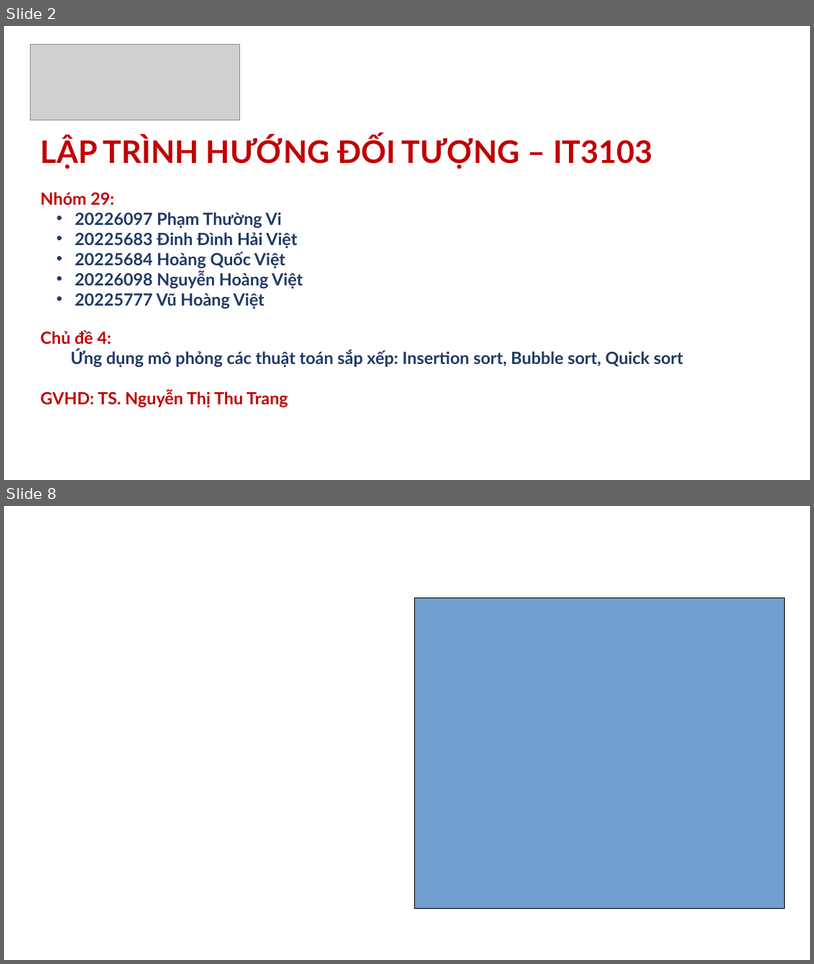
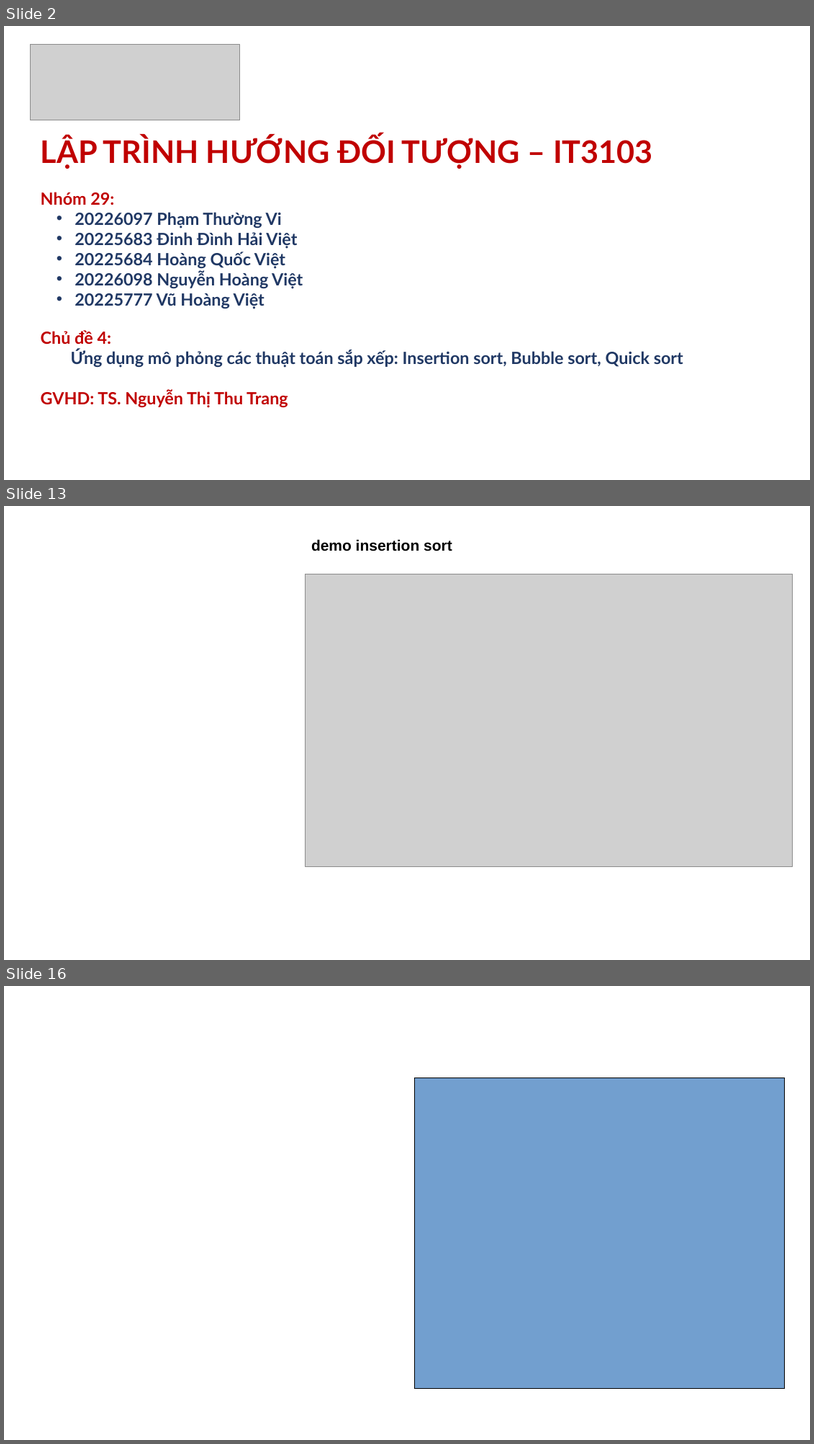
Before and after one commit to vitegod/LTHDT.20241-29, a slide deck: presentation/Slide_Nhóm 29.pptx. Shown one above the other, each under a label of ours: slides 2 and 8 before the commit, slides 2, 13 and 16 after it; the slides between them are not shown. The pictures are 814x964 and 814x1444 pixels, drawn with LibreOffice and Linux fonts; fonts in the diff are those of the drawing; grey boxes stand for pictures; background and template pictures are left out. Boxes give left, top, right and bottom in pixels: in the first picture for what was removed or moved away, otherwise in the second. Text is boxed around its words. In the diff, an @@ line names an element or a change of style, - is before the commit and + after.

```diff
--- a/presentation/Slide_Nhóm 29.pptx
+++ b/presentation/Slide_Nhóm 29.pptx
@@ slide 13 added at box(4, 506, 810, 960), background picture (left out) @@
@@ text added at box(311, 539, 453, 551), 18 pt, text #000000, bold @@
+demo insertion sort
@@ picture added at box(305, 574, 793, 866) @@
@@ what was slide 8 is now slide 16 @@
```
Also in this commit, not shown: 12 other slides added, 5 slides removed.
